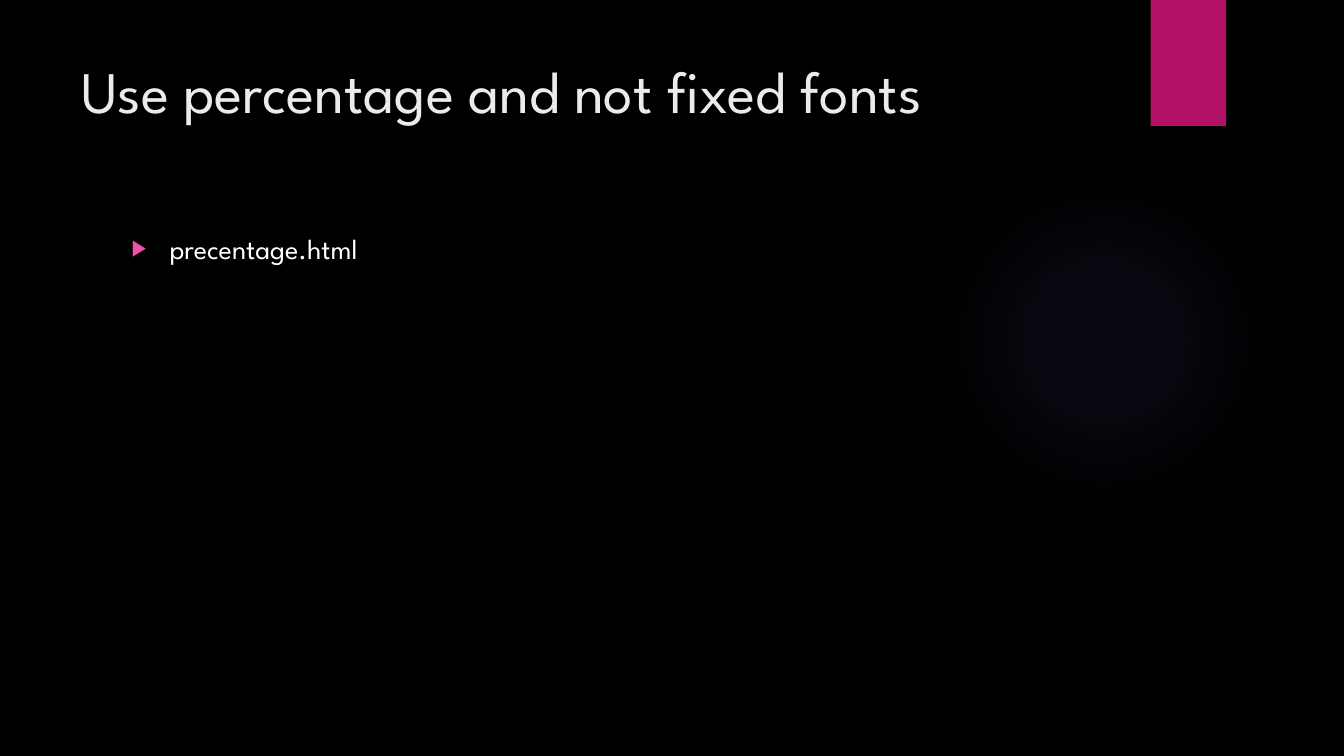
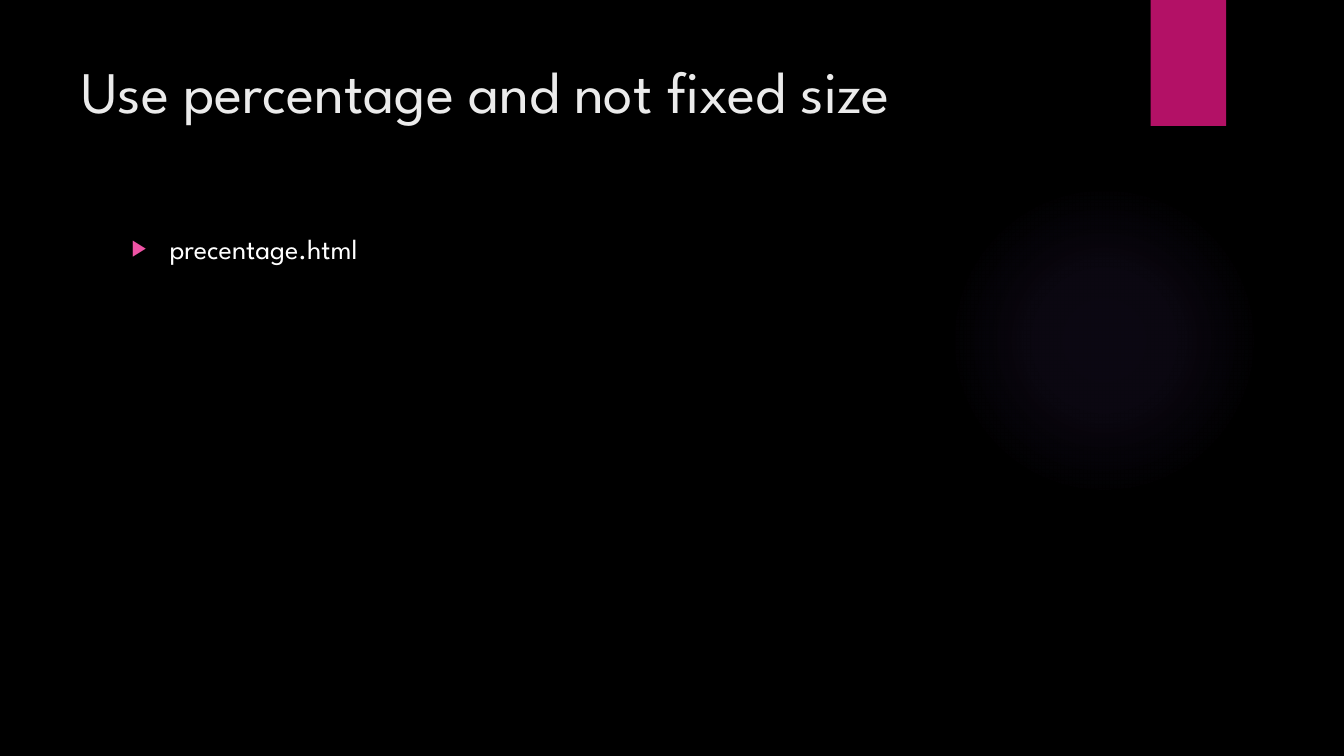
Before and after one commit to talyaron/HTML-CSS-JS, a slide deck: slide 9 of HTML/Responsive/responsive.pptx. Drawn at 1344x756 pixels with LibreOffice and Linux fonts; fonts in the diff are those of the drawing; background and template pictures are left out. Boxes give left, top, right and bottom in pixels: in the first picture for what was removed or moved away, otherwise in the second. Text is boxed around its words. In the diff, an @@ line names an element or a change of style, - is before the commit and + after.

```diff
--- a/HTML/Responsive/responsive.pptx
+++ b/HTML/Responsive/responsive.pptx
@@ title at [81, 72, 890, 126]: text changed @@
-Use percentage and not fixed fonts
+Use percentage and not fixed size
```
Also in this commit, not shown: 1 other file.
